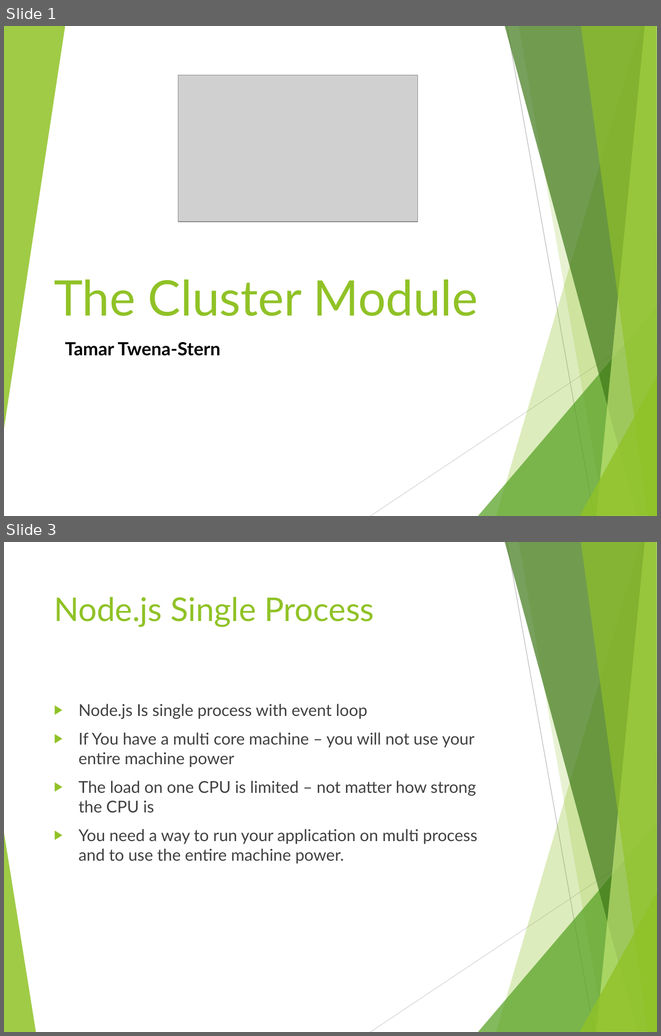
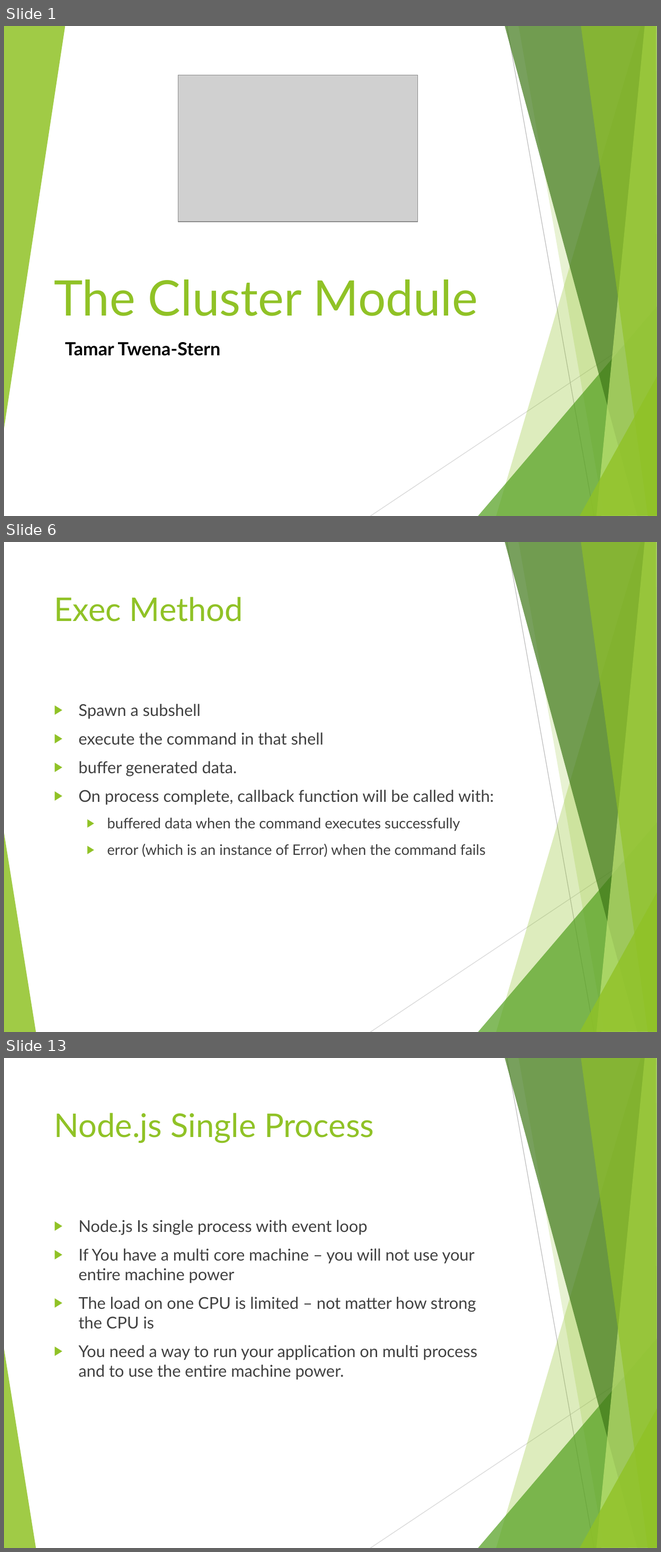
Before and after one commit to tamarstern/MyNodeJSCourse, a slide deck: child_process_and_cluster_module/child_process_and_cluster_module.pptx. Shown one above the other, each under a label of ours: slides 1 and 3 before the commit, slides 1, 6 and 13 after it; the slides between them are not shown. The pictures are 661x1036 and 661x1552 pixels, drawn with LibreOffice and Linux fonts; fonts in the diff are those of the drawing; grey boxes stand for pictures. Boxes give left, top, right and bottom in pixels: in the first picture for what was removed or moved away, otherwise in the second. Text is boxed around its words. In the diff, an @@ line names an element or a change of style, - is before the commit and + after.

```diff
--- a/child_process_and_cluster_module/child_process_and_cluster_module.pptx
+++ b/child_process_and_cluster_module/child_process_and_cluster_module.pptx
@@ slide 6 added at (4, 542, 657, 1032), background #FFFFFF; not listed: 10 template elements that a slide beside it also shows @@
@@ title added at (54, 597, 243, 622), 36 pt, text #90C226 @@
+Exec Method
@@ text added at (79, 704, 494, 857), 18 pt, text #404040 @@
+▶ Spawn a subshell
+▶ execute the command in that shell
+▶ buffer generated data.
+▶ On process complete, callback function will be called with:
+  ▶ buffered data when the command executes successfully
+  ▶ error (which is an instance of Error) when the command fails
@@ what was slide 3 is now slide 13 @@
```
Also in this commit, not shown: 10 other slides added, 1 slide removed, 21 other files.
